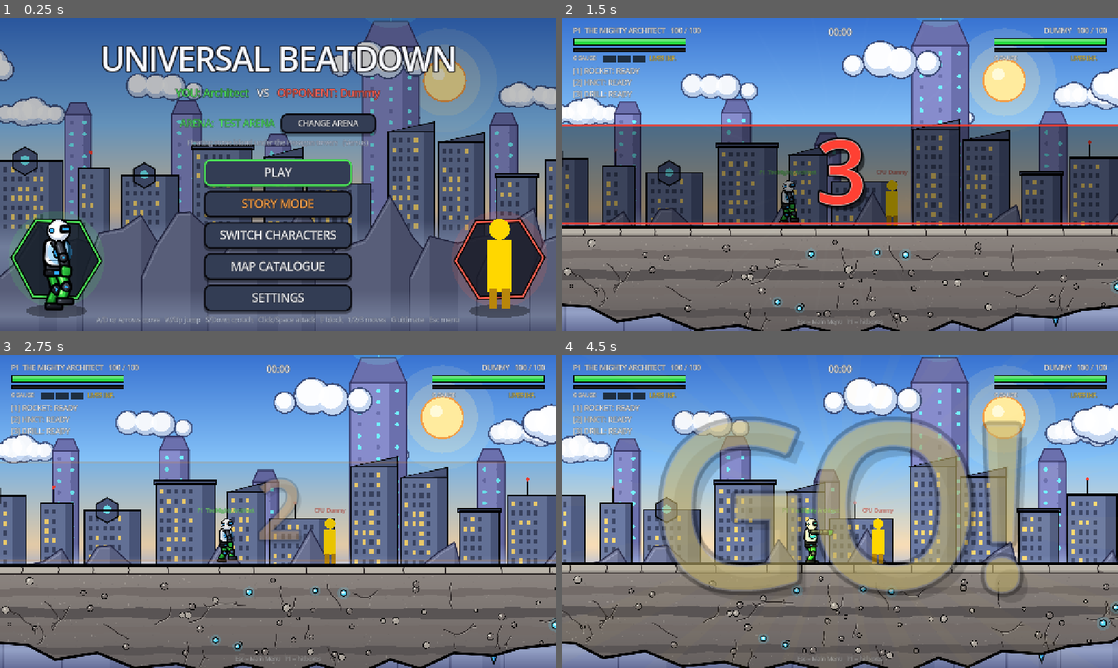
Above: before the commit, frames 1-4 (two rows, left to right).
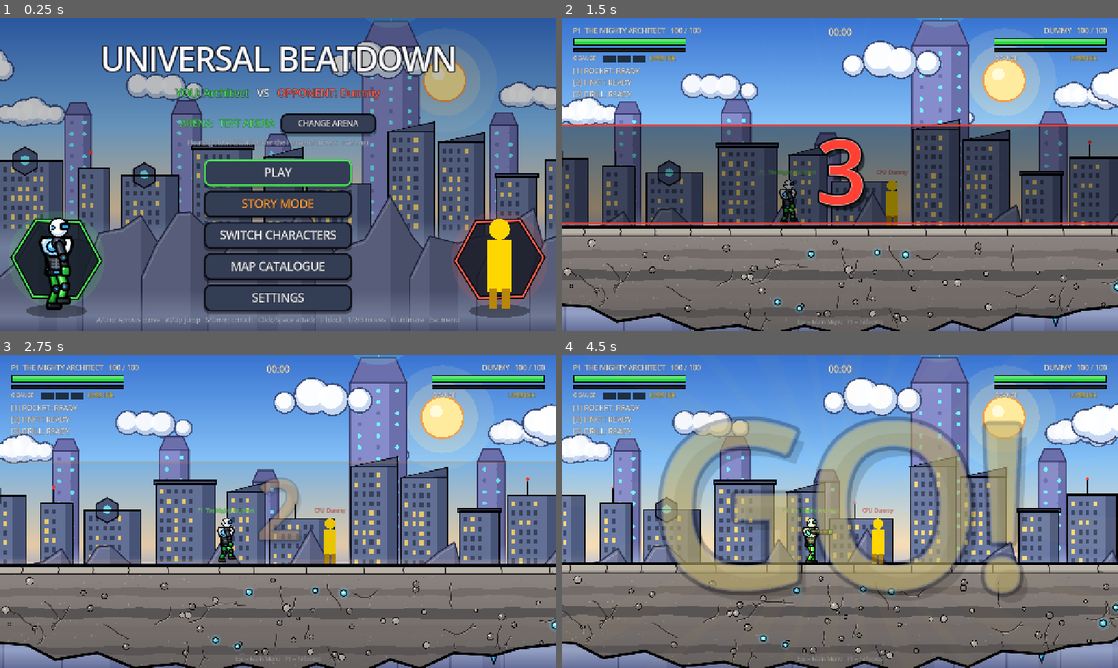
Above: after the commit, the same moments.

Repository: mahitoitadori2-dotcom/fighting-game
Game: Godot game, scene res://scenes/MainMenu.tscn
Two runs of this game, one before a commit and one after it. Both use one fixed random seed, a clock stepped at 60 frames per second and the inputs below.
Inputs (mouse positions are in pixels of both pictures, inside the frame that each line leads up to):
- Up to frame 1 (0.25 s): no input
- Up to frame 2 (1.5 s): click "PLAY" at 0.5 s; click "START" at 1.25 s
- Up to frame 3 (2.75 s): tap Enter (ui_accept) at 2 s; move the mouse to (400, 495) at 2.02 s; hold D (move_right) from 2.03 s (still down); tap 3 (drill) at 2.1 s; click (400, 495) at 2.17 s; tap W (jump) at 2.27, 2.57 s; tap 2 (hnct) at 2.3 s
- Up to frame 4 (4.5 s): release D (move_right) at 2.75 s; drag from (728, 527) to (890, 542) at 2.77 s; move the mouse to (895, 442) at 3.52 s; hold D (move_right) 3.53-4.25 s; click (895, 442) at 3.6 s; tap 3 (drill) at 3.8 s; drag from (812, 574) to (673, 464) at 4.27 s

The runs differ from the first frame. In frame 1, 0.8% of the frame differs, in the area x 7-14%, y 63-94%; in frame 2, 0.2%; in frame 3, 0.2%; in frame 4, 0.2%.

Commit message:
Auto-commit: ArchitectData.gd, WarriorData.gd, ArchitectArt.gd, StoryManager.gd +2 more

Diff:
--- a/data/ArchitectData.gd
+++ b/data/ArchitectData.gd
@@ -74,3 +74,18 @@
 	gauge_enabled = true
 	# CPU: distance range (px) where it likes to use each move.
 	ai_move_ranges = {"rocket": Vector2(160, 900), "hnct": Vector2(60, 260), "drill": Vector2(0, 150)}
+
+
+## STORY MODE ONLY (StoryManager calls this on the fighter's own data copy; Versus keeps
+## the defaults above). Same idea as the Warrior's Story buff: more damage, shorter cooldowns.
+func apply_story_buff() -> void:
+	punch_damage = 5                     # Punch (Versus 3)
+	rocket_damage = 13                   # Rocket Delivery + Triple Rocket (10)
+	rocket_cooldown = 4.5                # (6.0)
+	hnct_damage = 26                     # HNCT Triangle Bomb (20)
+	hnct_cooldown = 8.5                  # (12.0)
+	drill_grab_damage = 5                # Armaggedon Drill: 5 + 6 x 5 = 35 total (4 + 6 x 4 = 28)
+	drill_tick_damage = 5
+	drill_cooldown_hit = 10.0            # (15.0)
+	drill_cooldown_miss = 14.0           # (20.0)
+	goo_tick_damage = 2                  # Void Goo (1)
--- a/data/WarriorData.gd
+++ b/data/WarriorData.gd
@@ -4,8 +4,8 @@
 ## Body size / HP / movement / block are inherited from CharacterData (same as Architect).
 
 @export_group("Sword (basic attack)")
-## Uses CharacterData punch_damage / timings. BUFFED 2026-11-08: 5 damage (was 3, same
-## as the Architect's punch) - set in _init below.
+## Uses CharacterData punch_damage / timings: 3 damage, same as the Architect's punch.
+## STORY MODE BUFF: apply_story_buff() (bottom of this file) - Versus uses these defaults.
 @export var sword_lunge_speed := 160.0
 ## SWORD POWER (Story boss fights, e.g. Blasphemy Caeser): each level makes the sword
 ## bigger (hitbox + art) and stronger. Level 0 = normal.
@@ -17,9 +17,9 @@
 @export var sword_size := Vector2(70, 114)        # -115 .. -1 px: no blind spot at the bottom
 
 @export_group("Clinging Grab (1)")
-@export var grab_cooldown := 3.5                # Buffed (was 5.0)
-@export var grab_damage := 7                    # Buffed (was 5)
-@export var grab_onslaught_damage := 10          # 7 x 1.5 rounded DOWN
+@export var grab_cooldown := 5.0
+@export var grab_damage := 5
+@export var grab_onslaught_damage := 7           # 5 x 1.5 rounded DOWN
 @export var grab_range := 380.0
 @export var grab_extend_speed := 1500.0
 @export var grab_return_speed := 1800.0
@@ -32,29 +32,29 @@
 @export var grab_onslaught_blast := 90.0
 
 @export_group("Royal Destiny (2)")
-@export var royal_cooldown := 12.0               # Buffed (was 17.0)
+@export var royal_cooldown := 17.0
 @export var royal_duration := 8.0
 @export var royal_damage_reduction := 0.4        # Takes 40% less damage
 @export var royal_swing_slow := 1.6              # Sword startup/active/recovery x1.6
 
 @export_group("Eternal Grasp (3)")
-@export var eternal_cooldown := 13.0             # Buffed (was 20.0)
+@export var eternal_cooldown := 20.0
 @export var eternal_duration := 1.4
 @export var eternal_wave_interval := 0.3         # A new burst of spikes every 0.3 s
-@export var eternal_spike_damage := 5            # Buffed (was 4)
+@export var eternal_spike_damage := 4
 @export var eternal_range := 150.0               # Short range
 @export var eternal_spike_count := 12
 @export var eternal_knockback := Vector2(110, -60)
 
 @export_group("G1: Unstable Expulsion")
 @export var mini_spike_count := 6
-@export var mini_spike_damage := 4               # Buffed (was 3)
+@export var mini_spike_damage := 3
 @export var mini_spike_speed := 520.0
 @export var mini_spike_turn := 7.0
 @export var mini_spike_lifetime := 2.2
 
 @export_group("G2: Shadow Swarm")
-@export var beam_damage := 30                    # Buffed (was 25)
+@export var beam_damage := 25
 @export var beam_range := 950.0
 @export var beam_height := 50.0
 @export var beam_charge := 0.4
@@ -70,7 +70,6 @@
 
 func _init() -> void:
 	character_name = "Warrior"
-	punch_damage = 5                     # Sword buffed (was 3)
 	# Sword can NOT be Onslaughted and never causes Afterburn.
 	onslaught_melee_enabled = false
 	# Clinging Grab CAN be Onslaughted (uses the projectile flash).
@@ -79,3 +78,17 @@
 	onslaught_move_types = {"grab": "projectile", "royal": "", "eternal": ""}
 	gauge_enabled = true
 	ai_move_ranges = {"grab": Vector2(130, 370), "royal": Vector2(0, 450), "eternal": Vector2(0, 120)}
+
+
+## STORY MODE ONLY (StoryManager calls this on the fighter's own data copy; Versus keeps
+## the defaults above). The 2026-11-08 Warrior buff: more damage, shorter cooldowns.
+func apply_story_buff() -> void:
+	punch_damage = 5                     # Sword (Versus 3)
+	grab_cooldown = 3.5                  # (5.0)
+	grab_damage = 7                      # (5)
+	grab_onslaught_damage = 10           # (7)
+	royal_cooldown = 12.0                # (17.0)
+	eternal_cooldown = 13.0              # (20.0)
+	eternal_spike_damage = 5             # (4)
+	mini_spike_damage = 4                # (3)
+	beam_damage = 30                     # Shadow Swarm (25)
--- a/scripts/ArchitectArt.gd
+++ b/scripts/ArchitectArt.gd
@@ -55,8 +55,8 @@
 		s = 7.0
 		lift_f = 12.0
 		lift_b = 4.0
-	_leg(c, Vector2(-6, -52), Vector2(-8.0 - s, -5.0 - lift_b), true)
-	_leg(c, Vector2(6, -52), Vector2(8.0 + s, -5.0 - lift_f), false)
+	_leg(c, Vector2(-5, -53), Vector2(-7.0 - s, -5.0 - lift_b), true)
+	_leg(c, Vector2(5, -53), Vector2(7.0 + s, -5.0 - lift_f), false)
 
 	# --- Arm poses ---
 	var e := clampf(punch_ext, 0.0, 1.0)
@@ -75,30 +75,50 @@
 	var b_hand := Vector2(-9.0 + swing, -55).lerp(Vector2(22, -86), b)
 	_arm(c, Vector2(-4, -92), b_el, b_hand, true)         # Far arm (darker)
 
-	# --- Torso: dark undersuit + PURE WHITE chest plate ---
-	FighterArt.rrect(c, Rect2(-17, -100, 34, 48), DARK, DARK_SHADE, DARK_HI, 8.0, 4.0)
-	FighterArt.rrect(c, Rect2(-18, -101, 36, 39), WHITE, WHITE_SHADE, WHITE, 9.0, 4.0)
-	c.draw_line(Vector2(-11, -70), Vector2(11, -70), DARK_SHADE, 2.5)       # Plate seam
-	c.draw_line(Vector2(-14, -94), Vector2(-14, -74), WHITE_SHADE, 2.0)     # Plate edge detail
-	FighterArt.rrect(c, Rect2(-17, -57, 34, 9), DARK_SHADE, VISOR, DARK, 3.0, 3.0)   # Belt
-	c.draw_rect(Rect2(-3, -55, 6, 5), CORE)                                  # Belt buckle light
+	# --- Torso: ATHLETIC V shape - broad shoulders, chest plate, narrow waist ---
+	var torso := PackedVector2Array([Vector2(-19, -101), Vector2(19, -101), Vector2(23, -96),
+		Vector2(21, -88), Vector2(13, -70), Vector2(10, -53), Vector2(-10, -53), Vector2(-13, -70),
+		Vector2(-21, -88), Vector2(-23, -96)])
+	c.draw_colored_polygon(torso, DARK)
+	c.draw_colored_polygon(PackedVector2Array([Vector2(-13, -70), Vector2(-10, -53), Vector2(-6, -53),
+		Vector2(-8, -70)]), DARK_SHADE)                                             # Shaded flank
+	for k in 3:                                                                  # Six-pack under the plate
+		var ay := -70.0 + float(k) * 4.5
+		c.draw_line(Vector2(-7, ay), Vector2(7, ay), DARK_HI, 1.8)
+	c.draw_line(Vector2(0, -72), Vector2(0, -58), DARK_HI, 1.8)
+	FighterArt.outline(c, torso, 4.0)
+	# PURE WHITE chest plate: shoulder caps + two pecs, ending above the abs
+	var plate := PackedVector2Array([Vector2(-20, -103), Vector2(20, -103), Vector2(24, -96),
+		Vector2(20, -83), Vector2(9, -75), Vector2(0, -77), Vector2(-9, -75), Vector2(-20, -83),
+		Vector2(-24, -96)])
+	c.draw_colored_polygon(plate, WHITE)
+	c.draw_colored_polygon(PackedVector2Array([Vector2(-24, -96), Vector2(-20, -83), Vector2(-12, -78),
+		Vector2(-17, -86), Vector2(-20, -96)]), WHITE_SHADE)                        # Shade strip
+	FighterArt.outline(c, plate, 4.0)
+	c.draw_line(Vector2(0, -98), Vector2(0, -78), WHITE_SHADE, 2.0)              # Pec split
+	c.draw_line(Vector2(-17, -84), Vector2(-3, -80), WHITE_SHADE, 2.0)           # Pec undersides
+	c.draw_line(Vector2(17, -84), Vector2(3, -80), WHITE_SHADE, 2.0)
+	FighterArt.rrect(c, Rect2(-12, -57, 24, 8), DARK_SHADE, VISOR, DARK, 3.0, 3.0)   # Belt (slim waist)
+	c.draw_rect(Rect2(-3, -55, 6, 4), CORE)                                  # Belt buckle light
 
 	# --- Glowing BLUE core ---
 	var pulse2 := 0.5 + 0.5 * sin(t * 4.0)
-	var cc := Vector2(5, -82)
-	c.draw_circle(cc, 15.0 + 3.0 * pulse2, Color(CORE.r, CORE.g, CORE.b, 0.22 + 0.15 * pulse2))
-	c.draw_circle(cc, 10.5, FighterArt.BLACK)
-	c.draw_circle(cc, 8.0, CORE)
-	c.draw_circle(cc + Vector2(-1.5, -1.5), 4.5, CORE_HI)
-	c.draw_circle(cc + Vector2(-3.0, -3.0), 1.6, Color.WHITE)
-	FighterArt.ball(c, Vector2(2, -95), 8.0, DARK, DARK_SHADE, DARK_HI)   # Shoulder joint
-
-	# --- Head: PURE WHITE helmet, black visor with glowing blue slit ---
-	FighterArt.ball(c, Vector2(3, -113), 15.0, WHITE, WHITE_SHADE, WHITE)
-	FighterArt.rrect(c, Rect2(6, -120, 14, 9), VISOR, VISOR, DARK, 3.0, 3.0)
-	c.draw_rect(Rect2(9, -117, 9, 3), CORE)
-	c.draw_circle(Vector2(-7, -113), 4.0, FighterArt.BLACK)                 # Ear bolt
-	c.draw_circle(Vector2(-7, -113), 2.6, CORE)
+	var cc := Vector2(-6, -90)                                                  # Left pec: not hidden by the arm
+	c.draw_circle(cc, 11.0 + 2.5 * pulse2, Color(CORE.r, CORE.g, CORE.b, 0.22 + 0.15 * pulse2))
+	c.draw_circle(cc, 9.0, FighterArt.BLACK)
+	c.draw_circle(cc, 6.8, CORE)
+	c.draw_circle(cc + Vector2(-1.3, -1.3), 3.8, CORE_HI)
+	c.draw_circle(cc + Vector2(-2.6, -2.6), 1.4, Color.WHITE)
+	FighterArt.ball(c, Vector2(3, -96), 8.5, DARK, DARK_SHADE, DARK_HI)   # Shoulder pad
+
+	# --- Head: PURE WHITE helmet (a bit smaller: athletic proportions), black visor ---
+	c.draw_line(Vector2(2, -102), Vector2(3, -110), FighterArt.BLACK, 12.0)   # Neck
+	c.draw_line(Vector2(2, -102), Vector2(3, -110), DARK, 7.0)
+	FighterArt.ball(c, Vector2(3, -117), 12.5, WHITE, WHITE_SHADE, WHITE)
+	FighterArt.rrect(c, Rect2(6, -123, 12, 8), VISOR, VISOR, DARK, 3.0, 3.0)
+	c.draw_rect(Rect2(8, -120, 8, 3), CORE)
+	c.draw_circle(Vector2(-5, -117), 3.4, FighterArt.BLACK)                 # Ear bolt
+	c.draw_circle(Vector2(-5, -117), 2.2, CORE)
 
 	_drill(c, t, drill_len)
 	_arm(c, Vector2(4, -92), el, hand, false)             # Near arm
@@ -117,25 +137,25 @@
 	var base := GREEN_FAR if far else GREEN
 	var shade := GREEN_FAR_SHADE if far else GREEN_SHADE
 	var hi := GREEN if far else GREEN_HI
-	var knee := (hip + foot) * 0.5 + Vector2(7, 0)
-	FighterArt.limb(c, hip, knee, 12.0, base, shade, hi)
-	FighterArt.limb(c, knee, foot + Vector2(0, -4), 11.0, base, shade, hi)
-	FighterArt.ball(c, knee, 5.5, DARK_SHADE if far else DARK, DARK_SHADE, DARK_HI)
-	c.draw_circle(knee, 1.8, CORE)
-	FighterArt.rrect(c, Rect2(foot.x - 8.0, foot.y - 4.0, 24, 9), DARK_SHADE if far else DARK, VISOR, DARK_HI, 3.0, 3.5)
+	var knee := (hip + foot) * 0.5 + Vector2(6, 0)
+	FighterArt.limb(c, hip, knee, 10.0, base, shade, hi)                   # Athletic: lean thigh
+	FighterArt.limb(c, knee, foot + Vector2(0, -4), 8.0, base, shade, hi)  # Slim shin
+	FighterArt.ball(c, knee, 4.5, DARK_SHADE if far else DARK, DARK_SHADE, DARK_HI)
+	c.draw_circle(knee, 1.6, CORE)
+	FighterArt.rrect(c, Rect2(foot.x - 7.0, foot.y - 4.0, 20, 8), DARK_SHADE if far else DARK, VISOR, DARK_HI, 3.0, 3.5)
 
 
 ## Dark gray arm segments, GREEN hands.
 static func _arm(c: CanvasItem, shoulder: Vector2, elbow: Vector2, hand: Vector2, far: bool) -> void:
 	var base := DARK_SHADE if far else DARK
 	var shade := VISOR if far else DARK_SHADE
-	FighterArt.limb(c, shoulder, elbow, 9.0, base, shade, DARK_HI)
-	FighterArt.limb(c, elbow, hand, 10.0, base, shade, DARK_HI)
-	FighterArt.ball(c, elbow, 5.0, base, shade, DARK_HI)
-	c.draw_circle(elbow, 1.8, CORE)
+	FighterArt.limb(c, shoulder, elbow, 8.5, base, shade, DARK_HI)          # Defined upper arm
+	FighterArt.limb(c, elbow, hand, 7.5, base, shade, DARK_HI)              # Lean forearm
+	FighterArt.ball(c, elbow, 4.5, base, shade, DARK_HI)
+	c.draw_circle(elbow, 1.6, CORE)
 	var g := GREEN_FAR if far else GREEN
 	var gs := GREEN_FAR_SHADE if far else GREEN_SHADE
-	FighterArt.rrect(c, Rect2(hand.x - 7.0, hand.y - 7.0, 15, 15), g, gs, GREEN_HI, 3.5, 3.5)
+	FighterArt.rrect(c, Rect2(hand.x - 6.5, hand.y - 6.5, 13, 13), g, gs, GREEN_HI, 3.5, 3.5)
 
 
 ## Armaggedon Drill: extends from the stomach.
--- a/scripts/story/StoryManager.gd
+++ b/scripts/story/StoryManager.gd
@@ -209,6 +209,7 @@
 	else:
 		player.ctl = FighterInput.new()
 	add_child(player)
+	_story_buff(player)
 	if hero == "architect":
 		# Story only (own data copy, Versus unchanged): the punch box reaches head to toes,
 		# like the Warrior's sword, so it also hits short enemies (Black Crawlings...).
@@ -241,6 +242,7 @@
 	partner.respawn_enabled = true
 	partner.quiet_announce = true
 	add_child(partner)
+	_story_buff(partner)
 	partner.data.respawn_delay = Companion.REVIVE_TIME
 	if other == "architect":
 		partner.data.punch_offset = Vector2(44, -58)     # Same Story reach as when you play him
@@ -248,6 +250,13 @@
 	partner.died.connect(_on_partner_died)
 	partner.respawned.connect(_on_partner_revived)
 	Companion.leader = player
+
+
+## Story Mode buff for the heroes (WarriorData / ArchitectData.apply_story_buff). Each
+## fighter has its own data copy, so Versus keeps the normal numbers.
+func _story_buff(f: Fighter) -> void:
+	if f != null and f.data != null and f.data.has_method("apply_story_buff"):
+		f.data.call("apply_story_buff")
 
 
 func _on_partner_died() -> void:
Not shown, changed: vault/Content.md
Not shown, changed: vault/Todo.md
